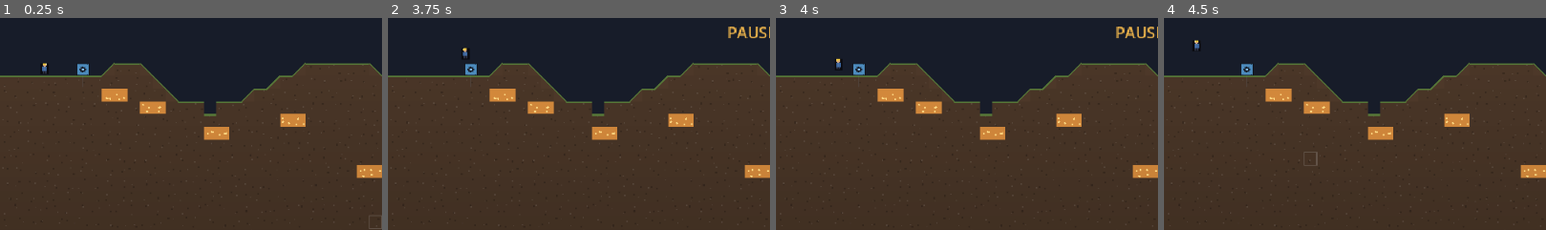
Above: before the commit, frames 1-4 (left to right).
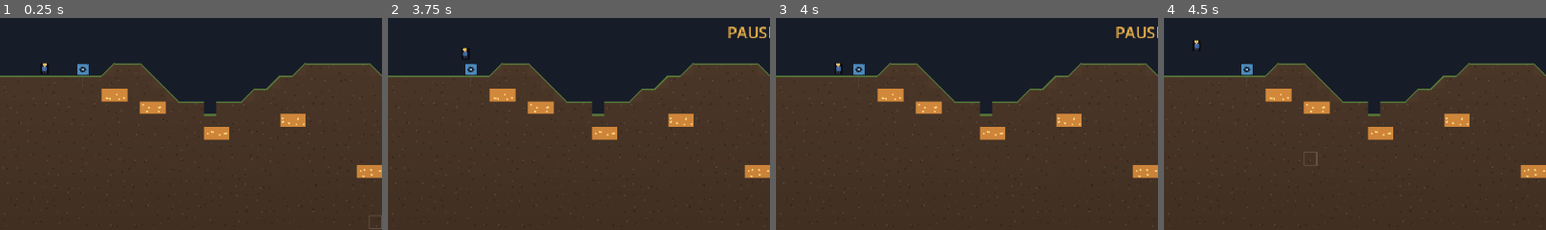
Above: after the commit, the same moments.

Repository: teohondascully/sinkforge
Game: Godot game, scene res://scenes/main.tscn
Two runs of this game, one before a commit and one after it. Both use one fixed random seed, a clock stepped at 60 frames per second and the inputs below.
Inputs (mouse positions are % of the whole screen's width and height, from its top left):
- Up to frame 1 (0.25 s): no input
- Up to frame 2 (3.75 s): tap Enter at 0.5, 2 s; move the mouse to (72, 44) at 0.52 s; hold Right 0.53-1.28 s; tap Space at 0.6, 0.77, 1.07, 1.25, 1.52, 1.55, 1.82, 2.3, 3.02, 3.05, 3.32, 3.5, 3.6 s; click (72, 44) at 0.67 s; move the mouse to (30, 54) at 1.27 s; hold Left 1.28-2.03 s; tap P at 1.35 s; move the mouse to (60, 27) at 2.02 s; hold Right 2.03-2.78 s; tap E at 2.1 s; move the mouse to (45, 70) at 2.77 s; hold Up 2.78-3.53 s; tap 1 at 2.85 s; click (45, 70) at 2.92 s; move the mouse to (80, 65) at 3.52 s; hold Left from 3.53 s (still down)
- Up to frame 3 (4 s): keep holding Left; tap Space at 3.77 s
- Up to frame 4 (4.5 s): keep holding Left; tap Space at 4.07 s; tap Enter at 4.25 s; move the mouse to (20, 34) at 4.27 s; tap P at 4.35 s
The pictures show only the part of the screen within x 0-50%, y 0-50%; the shares and areas given below are measured in that part.

Frames 1-2 are identical in both runs. In frame 3, less than 0.1% of the frame differs, in the area x 15-18%, y 18-27%; in frame 4, nothing differs.

Commit message:
slope glide: walk diagonals as a 45° ramp instead of teleporting up
The auto-step snapped position.y a full tile in one frame, which read as the body
glitching into the diagonal. Replaced it with a continuous slope-follow.

- player.gd: _follow_slope() tracks the walkable surface as a 45° HEIGHT FIELD
 (_surface_y) that models each single-tile step as a ramp occupying its own column
 edge-to-edge — matching the rendered diagonal — so the feet ride the hypotenuse
 through the air cell and never sink into the solid square. y moves in lockstep with
 x → a smooth glide. A rise > ~1 tile isn't followed (the resolve blocks it as a wall);
 a drop > ~1 tile isn't followed (gravity makes it a real fall); a climb into a ceiling
 is rejected (a tight gap is a wall, not a step).
- Key fix: on a ramp the feet ride a virtual surface ABOVE the real solid tile, so the
 square resolve can't see the floor. _follow_slope now grounds the body itself (returns
 true) and _step skips gravity that frame — otherwise coyote expired, follow stopped,
 and the body fell/re-climbed (a ~25px hitch).
- check_stepup.gd: added a teleport-detector assertion — max single-frame rise during
 the climb must be < 8px (a glide is ~2.5px/frame; a teleport ~32). Catches regressions
 that endpoint checks miss. Now: climb dy=-32, max rise 2.5px, 2-tile wall still blocks.

Harness green: step-up + glide-smoothness + 2-tile-wall, run/jump metrics in tolerance,
72 sim checks pass.

Diff:
--- a/scenes/player.gd
+++ b/scenes/player.gd
@@ -24,6 +24,10 @@
 const JUMP_VELOCITY: float = -330.0  ## px/s instantaneous on jump  (apex ~= 330^2/(2*900) ~= 60px)
 const MAX_FALL: float = 560.0        ## px/s terminal
 const COYOTE_TIME: float = 0.08      ## s of grace to still jump after leaving an edge
+## Slope follow: a single-tile rise is walked as a 45° ramp (glide, not teleport); a taller rise is a
+## wall you must jump. A single-tile drop is glided down too; a bigger gap is a real fall.
+const MAX_STEP: float = CELL * 1.3
+const MAX_DROP: float = CELL * 1.3
 
 var sim: FactorySim                  ## set by MainView; read-only use (collision queries)
 ## When true (normal play) the controller samples the keyboard. The harness sets it false and
@@ -62,50 +66,93 @@
 	_jump_request = true
 
 
-## One physics step: horizontal then vertical, each integrated and then collided against the grid.
+## One physics step: horizontal (with slope follow) then vertical, each integrated and collided.
 func _step(delta: float) -> void:
 	velocity.x = input_dir * RUN_SPEED
 	if input_dir != 0.0:
 		facing = int(signf(input_dir))
 
 	velocity.y = minf(velocity.y + GRAVITY * delta, MAX_FALL)
-	if _jump_request and (on_floor or _coyote > 0.0):
+	var grounded: bool = on_floor or _coyote > 0.0
+	if _jump_request and grounded:
 		velocity.y = JUMP_VELOCITY
 		on_floor = false
 		_coyote = 0.0
+		grounded = false
 	_jump_request = false
 
-	var grounded: bool = on_floor or _coyote > 0.0
+	# Horizontal move, THEN follow the ground slope (lift/lower y in lockstep with x) BEFORE the
+	# horizontal collision resolve — so a single-tile rise is glided up as a 45° ramp rather than
+	# blocking x and teleporting. A taller rise isn't followed, so the resolve blocks it as a wall.
 	position.x += velocity.x * delta
+	var on_ramp: bool = false
+	if grounded and velocity.y >= 0.0:
+		on_ramp = _follow_slope()
 	_resolve_axis(true)
-	if grounded and input_dir != 0.0 and is_equal_approx(velocity.x, 0.0):
-		_try_step_up()  # walking into a 1-tile rise (a hill/slope) → climb it smoothly, don't stop
-
-	position.y += velocity.y * delta
-	on_floor = false
-	_resolve_axis(false)
+
+	# On a ramp the feet ride a virtual hypotenuse ABOVE the real solid square, so the square resolve
+	# can't see the floor — _follow_slope grounds the body itself. Otherwise integrate gravity normally.
+	if on_ramp:
+		velocity.y = 0.0
+		on_floor = true
+	else:
+		position.y += velocity.y * delta
+		on_floor = false
+		_resolve_axis(false)
 
 	_coyote = COYOTE_TIME if on_floor else _coyote - delta
 
 
-## Auto-climb a SINGLE-tile step in the walk direction (so gentle hills/slopes are smooth to walk,
-## not a staircase you must jump). Only fires when grounded and blocked by a rise that is exactly one
-## tile tall with clear headroom above — a taller rise stays a wall you must jump.
-func _try_step_up() -> void:
-	var dir: float = signf(input_dir)
+## Track the walkable surface as a 45° height field so the body GLIDES along ramps instead of
+## popping. Samples the surface under the body centre and its leading edge, snaps the feet onto the
+## higher of the two — but only within one tile of rise (taller = a wall, left for the resolve to
+## block) or drop (bigger = a real fall, left for gravity). Climbs are rejected if the new position
+## would push the head into a ceiling (a tight gap is a wall, not a step).
+func _follow_slope() -> bool:
 	var rect: Rect2 = _aabb()
-	var foot_y: float = rect.end.y - 2.0
-	var ahead_x: float = (rect.end.x + 2.0) if dir > 0.0 else (rect.position.x - 2.0)
-	var step_cell: Vector2i = _cell_of(Vector2(ahead_x, foot_y))
-	if not sim.is_solid(step_cell):
-		return
-	var stand_cell: Vector2i = step_cell + Vector2i(0, -1)  # the body rises into this cell
-	if _blocked(stand_cell):
-		return  # rise is taller than one tile → a real wall, don't auto-climb
-	position.y = float(step_cell.y * CELL) - HEIGHT * 0.5 - 1.0  # feet just ABOVE the step top
-	position.x += dir * 4.0                                      # nudge forward over the edge
-	velocity.y = 0.0
-	_resolve_axis(true)                                         # re-resolve x at the new height
+	var ref_row: int = _cell_of(Vector2(position.x, rect.end.y - 1.0)).y
+	# The box rests on the HIGHEST ground under its footprint — sample both bottom corners + centre.
+	var target: float = minf(_surface_y(rect.position.x + 1.0, ref_row),
+			_surface_y(rect.end.x - 1.0, ref_row))
+	target = minf(target, _surface_y(position.x, ref_row))
+	var lift: float = rect.end.y - target  # feet_y - surface_y: >0 climb up, <0 step down
+	if lift > MAX_STEP or lift < -MAX_DROP:
+		return false  # rise too tall (a wall) or drop too deep (a real fall) → not on this surface
+	var ny: float = target - HEIGHT * 0.5
+	if lift > 0.5:
+		var top_y: float = ny - HEIGHT * 0.5 + 1.0  # don't climb into a ceiling (a tight gap is a wall)
+		if _blocked(_cell_of(Vector2(rect.position.x + 1.0, top_y))) \
+				or _blocked(_cell_of(Vector2(rect.end.x - 1.0, top_y))):
+			return false
+	position.y = ny
+	return true
+
+
+## World-Y of the walkable surface at a horizontal position, modelling a single-tile step as a 45°
+## ramp that occupies its OWN column edge-to-edge (matching the diagonal the terrain renders): the
+## surface runs from this column's floor top on the low side to the neighbour's (one tile higher) on
+## the high side, so the feet ride the hypotenuse through the AIR cell — never inside the solid square.
+func _surface_y(world_x: float, ref_row: int) -> float:
+	var c: int = floori(world_x / float(CELL))
+	var frac: float = world_x / float(CELL) - float(c)  # 0..1 across column c
+	var fr: int = _floor_row(c, ref_row)
+	var base: float = float(fr * CELL)
+	var fr_left: int = _floor_row(c - 1, ref_row)
+	var fr_right: int = _floor_row(c + 1, ref_row)
+	if fr_right == fr - 1 and fr_left >= fr:      # one tile higher to the RIGHT → ramp up rightward
+		return base - frac * float(CELL)
+	if fr_left == fr - 1 and fr_right >= fr:       # one tile higher to the LEFT → ramp up leftward
+		return base - (1.0 - frac) * float(CELL)
+	return base                                    # flat top (or peak/valley): no ramp
+
+
+## Row of the floor the feet rest on (or would step onto) in a column: the topmost blocked cell at or
+## just above the feet, scanning down. Starts one tile above the feet so a single-tile rise is seen.
+func _floor_row(col: int, ref_row: int) -> int:
+	for r: int in range(maxi(ref_row - 1, 0), FactorySim.GRID_ROWS):
+		if _blocked(Vector2i(col, r)):
+			return r
+	return FactorySim.GRID_ROWS
 
 
 ## Push the body out of any blocked cell it now overlaps, along the axis it just moved.
--- a/tools/check_stepup.gd
+++ b/tools/check_stepup.gd
@@ -15,6 +15,8 @@
 var _t: float = 0.0
 var _x0: float = 0.0
 var _y0: float = 0.0
+var _prev_y: float = 0.0
+var _max_rise: float = 0.0  ## largest single-frame UPWARD jump during the climb (teleport detector)
 var _failures: int = 0
 
 
@@ -61,9 +63,12 @@
 			if _player.on_floor:
 				_y0 = _player.position.y
 				_x0 = _player.position.x
+				_prev_y = _player.position.y
 				_phase = 1; _t = 0.0
-		1:  # one long walk right: climb the 1-tile step, then get STOPPED by the 2-tile wall
+		1:  # one long walk right: GLIDE up the 1-tile ramp, then get STOPPED by the 2-tile wall
 			_player.input_dir = 1.0
+			_max_rise = maxf(_max_rise, _prev_y - _player.position.y)  # track biggest 1-frame lift
+			_prev_y = _player.position.y
 			_t += 1.0 / 60.0
 			if _t >= 3.0:
 				var climbed: bool = _player.position.y < _y0 - 16.0
@@ -72,6 +77,10 @@
 				_check(climbed and passed_step,
 					"climbed the 1-tile step and walked on (dy=%.0f, x=%.0f)"
 					% [_player.position.y - _y0, _player.position.x])
+				# The climb must be a smooth GLIDE, not a teleport: at 150px/s on a 45° ramp the body
+				# rises ~2.5px/frame; a one-frame snap would be ~32px. Guard well below a tile.
+				_check(_max_rise < 8.0,
+					"glided up the ramp (max single-frame rise %.1fpx — a teleport would be ~32)" % _max_rise)
 				_check(stopped_at_wall,
 					"the 2-tile wall stopped the body (x=%.0f, wall at %d)" % [_player.position.x, 15 * 32])
 				_phase = 3
